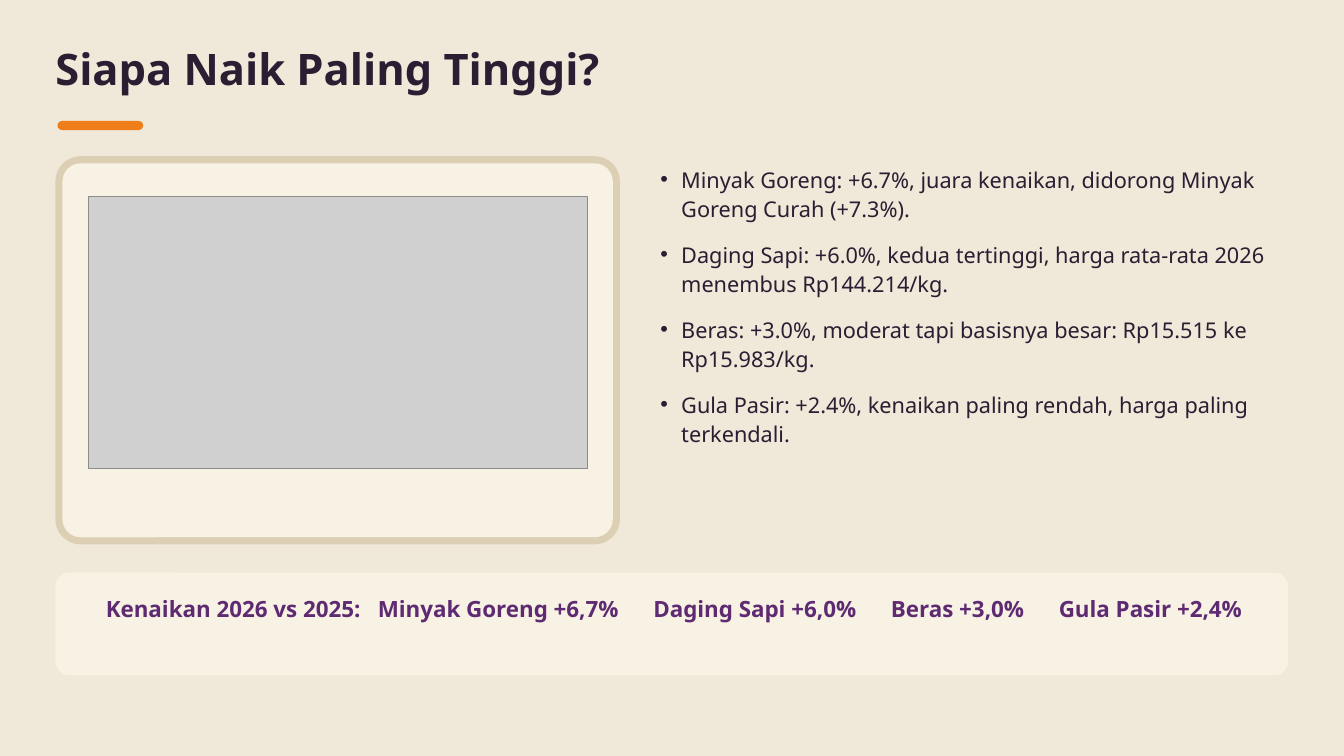
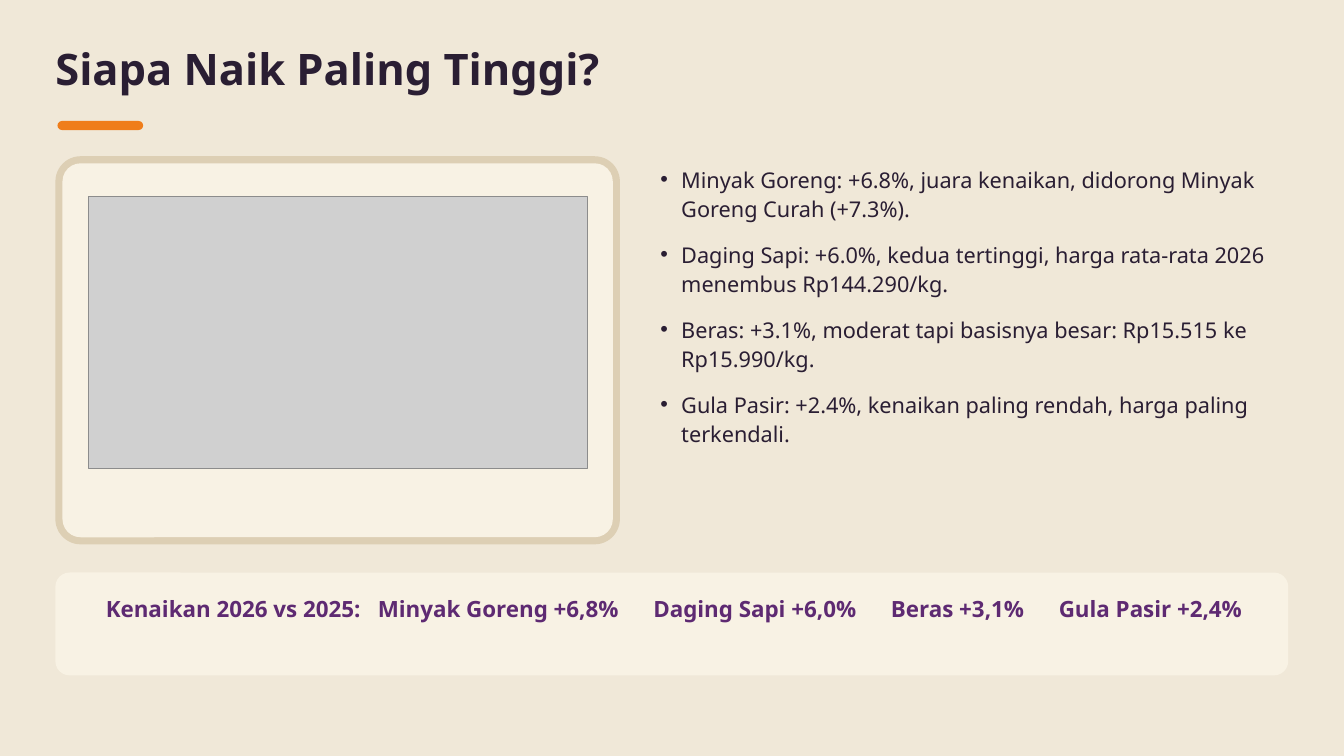
Before and after one commit to baghizash/harga-pangan-nasional-2026, a slide deck: slide 5 of Portofolio-Analisis-Harga-Pangan.pptx. Drawn at 1344x756 pixels with LibreOffice and Linux fonts; fonts in the diff are those of the drawing; grey boxes stand for pictures. Boxes give left, top, right and bottom in pixels: in the first picture for what was removed or moved away, otherwise in the second. Text is boxed around its words. In the diff, an @@ line names an element or a change of style, - is before the commit and + after.

```diff
--- a/Portofolio-Analisis-Harga-Pangan.pptx
+++ b/Portofolio-Analisis-Harga-Pangan.pptx
@@ text at bbox=[681, 171, 1265, 373]: text changed @@
-• Minyak Goreng: +6.7%, juara kenaikan, didorong Minyak Goreng Curah (+7.3%).
-• Daging Sapi: +6.0%, kedua tertinggi, harga rata-rata 2026 menembus Rp144.214/kg.
-• Beras: +3.0%, moderat tapi basisnya besar: Rp15.515 ke Rp15.983/kg.
+• Minyak Goreng: +6.8%, juara kenaikan, didorong Minyak Goreng Curah (+7.3%).
+• Daging Sapi: +6.0%, kedua tertinggi, harga rata-rata 2026 menembus Rp144.290/kg.
+• Beras: +3.1%, moderat tapi basisnya besar: Rp15.515 ke Rp15.990/kg.
@@ text at bbox=[106, 600, 1242, 622]: text changed @@
-Kenaikan 2026 vs 2025: Minyak Goreng +6,7% Daging Sapi +6,0% Beras +3,0% Gula Pasir +2,4%
+Kenaikan 2026 vs 2025: Minyak Goreng +6,8% Daging Sapi +6,0% Beras +3,1% Gula Pasir +2,4%
```
Also in this commit, not shown: 6 other slides changed.
